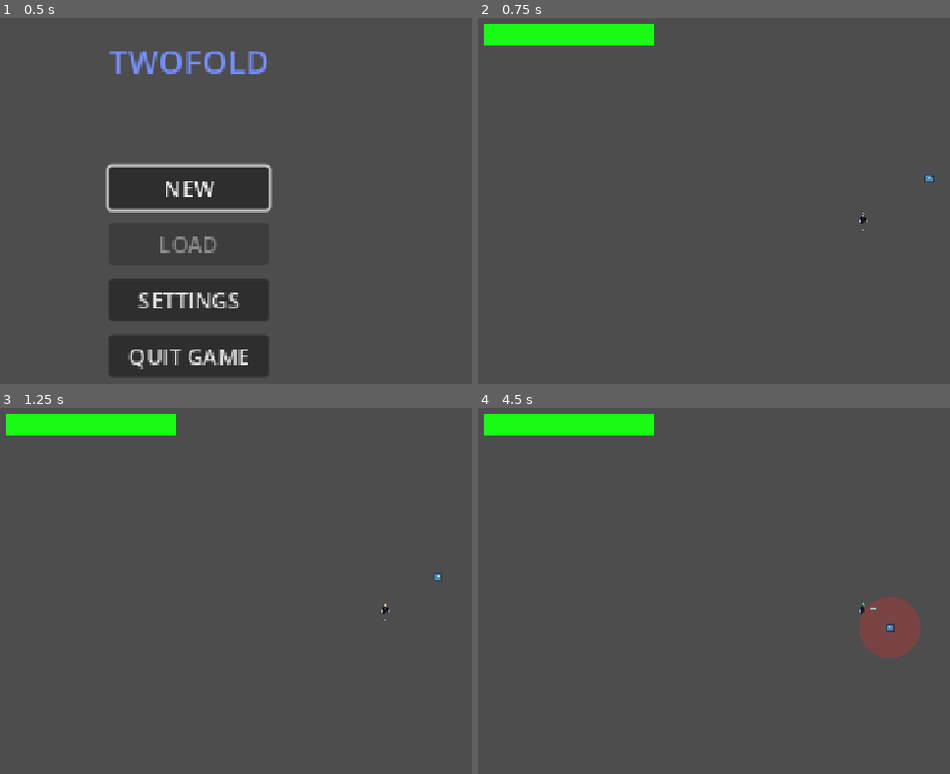
Above: before the commit, frames 1-4 (two rows, left to right).
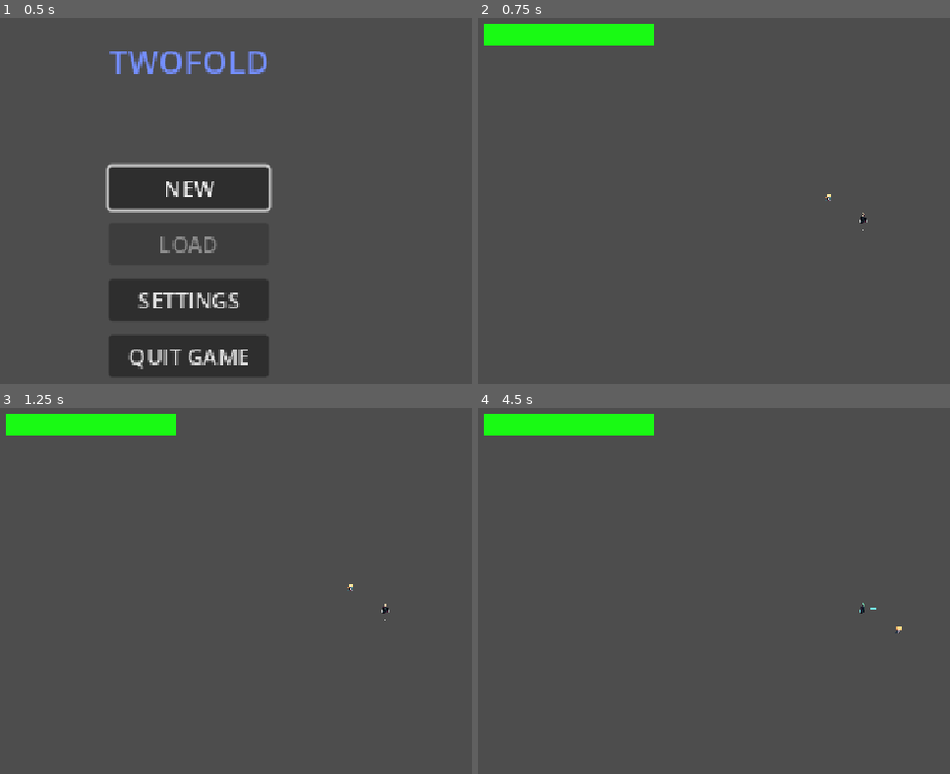
Above: after the commit, the same moments.

Repository: PisangRebus-cmyk/LELE-ZERO-PROJECT
Game: Godot game, scene res://Scene/StartMenu.tscn
Two runs of this game, one before a commit and one after it. Both use one fixed random seed, a clock stepped at 60 frames per second and the inputs below. The engine's default icon, where the game draws it, is replaced by a stand-in: a white triangle on a blue panel in a dark square.
Inputs (mouse positions are in pixels of both pictures, inside the frame that each line leads up to):
- Up to frame 1 (0.5 s): no input
- Up to frame 2 (0.75 s): click "NEW" at 0.5 s
- Up to frame 3 (1.25 s): no input
- Up to frame 4 (4.5 s): tap Enter at 1.25 s; move the mouse to (outside the picture) at 1.27 s; hold D (walk_right) 1.28-2.03 s; hold Right mouse button (guard) 1.28-2.03 s; click (outside the picture) at 1.35 s; move the mouse to (704, 631) at 2.02 s; hold S (walk_down) 2.03-2.78 s; right-click (704, 631) at 2.1 s; click (704, 631) at 2.3 s; move the mouse to (940, 510) at 2.77 s; hold D (walk_right) 2.78-3.53 s; hold Right mouse button (guard) 2.78-3.53 s; click (940, 510) at 2.85 s; move the mouse to (822, 697) at 3.52 s; hold W (walk_up) 3.53-4.28 s; tap Shift (dodge) at 3.6 s; click (822, 697) at 3.8 s; move the mouse to (outside the picture) at 4.27 s; hold A (walk_left) from 4.28 s (still down); hold Right mouse button (guard) from 4.28 s (still down)

Frame 1 is identical in both runs. In frame 2, less than 0.1% of the frame differs, in the area x 73-97%, y 43-50%; in frame 3, less than 0.1%; in frame 4, 1.7%, in the area x 80-94%, y 51-69%.

Commit message:
feat : Add Ranged Enemy (ver1)
Archer

Shoot 3 arrows
VERY EPIC
half vibecoding (i'm fucking evolving)

Diff:
--- /dev/null
+++ b/lele-zero-sigma/Scene/INIBENERANCOBACOBA(punya yanal).tscn
@@ -0,0 +1,24 @@
+[gd_scene format=3 uid="uid://d20efcmuc4whw"]
+
+[ext_resource type="PackedScene" uid="uid://coki0owkgoh26" path="res://Scene/player1.tscn" id="1_x7x40"]
+[ext_resource type="PackedScene" uid="uid://dt55vbrpx0tq" path="res://Scene/RangedEnemy.tscn" id="2_nt7id"]
+[ext_resource type="Script" uid="uid://hdlrhrryafjq" path="res://Script/arena_bounds.gd" id="3_alaio"]
+
+[node name="Node2D" type="Node2D" unique_id=1246096774]
+
+[node name="Player1" parent="." unique_id=1157810840 instance=ExtResource("1_x7x40")]
+position = Vector2(3, 0)
+
+[node name="Camera2D" type="Camera2D" parent="Player1" unique_id=2055492553]
+zoom = Vector2(3, 3)
+
+[node name="RangedEnemy" parent="." unique_id=1369281368 instance=ExtResource("2_nt7id")]
+position = Vector2(43, 34)
+
+[node name="TopLeft" type="Node2D" parent="." unique_id=330905667]
+position = Vector2(-32, -12)
+script = ExtResource("3_alaio")
+
+[node name="BottomRight" type="Node2D" parent="." unique_id=528100959]
+position = Vector2(117, 71)
+script = ExtResource("3_alaio")
--- a/lele-zero-sigma/Scene/Player2.tscn
+++ b/lele-zero-sigma/Scene/Player2.tscn
@@ -9,6 +9,7 @@
 [sub_resource type="SpriteFrames" id="SpriteFrames_fwuf6"]
 
 [node name="Player2" type="CharacterBody2D" unique_id=1063273838]
+scale = Vector2(0.3, 0.3)
 script = ExtResource("1_mjxxk")
 
 [node name="CollisionShape2D" type="CollisionShape2D" parent="." unique_id=995423570]
--- /dev/null
+++ b/lele-zero-sigma/Scene/RangedEnemy.tscn
@@ -0,0 +1,49 @@
+[gd_scene format=3 uid="uid://dt55vbrpx0tq"]
+
+[ext_resource type="Script" uid="uid://cbw6wels55r3j" path="res://Script/ranged_enemy.gd" id="1_ceddh"]
+[ext_resource type="Texture2D" uid="uid://yrhbcpbhh0mv" path="res://Assets/Sprites/FuturePrincess_3.png" id="1_ikyry"]
+[ext_resource type="Script" uid="uid://561o533d5vjq" path="res://Script/stun_gauge.gd" id="2_ceddh"]
+[ext_resource type="PackedScene" uid="uid://p7lgi8yabugs" path="res://Scene/arrow.tscn" id="2_y8md6"]
+
+[sub_resource type="AtlasTexture" id="AtlasTexture_y8md6"]
+atlas = ExtResource("1_ikyry")
+region = Rect2(0, 0, 64, 64)
+
+[sub_resource type="SpriteFrames" id="SpriteFrames_uj04i"]
+animations = [{
+"frames": [{
+"duration": 1.0,
+"texture": SubResource("AtlasTexture_y8md6")
+}],
+"loop": 1,
+"name": &"default",
+"speed": 5.0
+}]
+
+[sub_resource type="CircleShape2D" id="CircleShape2D_uj04i"]
+
+[sub_resource type="CircleShape2D" id="CircleShape2D_p5viw"]
+
+[node name="RangedEnemy" type="CharacterBody2D" unique_id=1369281368]
+scale = Vector2(0.4, 0.4)
+script = ExtResource("1_ceddh")
+arrow_scene = ExtResource("2_y8md6")
+
+[node name="AnimatedSprite2D" type="AnimatedSprite2D" parent="." unique_id=1737001674]
+rotation = 3.1415927
+sprite_frames = SubResource("SpriteFrames_uj04i")
+
+[node name="CollisionShape2D" type="CollisionShape2D" parent="." unique_id=1144433240]
+shape = SubResource("CircleShape2D_uj04i")
+
+[node name="Hurtbox" type="Area2D" parent="." unique_id=84327562]
+
+[node name="CollisionShape2D" type="CollisionShape2D" parent="Hurtbox" unique_id=1178788153]
+shape = SubResource("CircleShape2D_p5viw")
+
+[node name="StunGauge" type="Node" parent="." unique_id=1207026567]
+script = ExtResource("2_ceddh")
+metadata/_custom_type_script = "uid://561o533d5vjq"
+
+[node name="Shooting_Timer" type="Timer" parent="." unique_id=408436856]
+wait_time = 0.7
--- /dev/null
+++ b/lele-zero-sigma/Scene/arrow.tscn
@@ -0,0 +1,34 @@
+[gd_scene format=3 uid="uid://p7lgi8yabugs"]
+
+[ext_resource type="Script" uid="uid://yysmpy1ewyid" path="res://Script/arrow.gd" id="1_xjl78"]
+[ext_resource type="Texture2D" uid="uid://bxlr4axpm3yvu" path="res://Assets/Sprites/arrow.png" id="2_x000j"]
+
+[sub_resource type="AtlasTexture" id="AtlasTexture_llb6f"]
+atlas = ExtResource("2_x000j")
+region = Rect2(264, 0, 66, 66)
+
+[sub_resource type="SpriteFrames" id="SpriteFrames_uj04i"]
+animations = [{
+"frames": [{
+"duration": 1.0,
+"texture": SubResource("AtlasTexture_llb6f")
+}],
+"loop": 1,
+"name": &"default",
+"speed": 5.0
+}]
+
+[sub_resource type="RectangleShape2D" id="RectangleShape2D_uj04i"]
+size = Vector2(23, 6)
+
+[node name="MagicOrb" type="Area2D" unique_id=1542151536]
+script = ExtResource("1_xjl78")
+
+[node name="AnimatedSprite2D" type="AnimatedSprite2D" parent="." unique_id=589457858]
+rotation = 1.5707964
+scale = Vector2(0.4, 0.4)
+sprite_frames = SubResource("SpriteFrames_uj04i")
+
+[node name="CollisionShape2D" type="CollisionShape2D" parent="." unique_id=556016276]
+position = Vector2(0.5, 0)
+shape = SubResource("RectangleShape2D_uj04i")
--- a/lele-zero-sigma/Scene/cobacoba.tscn
+++ b/lele-zero-sigma/Scene/cobacoba.tscn
@@ -3,7 +3,7 @@
 [ext_resource type="PackedScene" uid="uid://c6n0c6niuuyk4" path="res://Scene/UI.tscn" id="1_mcf7f"]
 [ext_resource type="PackedScene" uid="uid://coki0owkgoh26" path="res://Scene/player1.tscn" id="1_wxoss"]
 [ext_resource type="Script" uid="uid://c7q627456w4y8" path="res://Script/camera.gd" id="3_r4drh"]
-[ext_resource type="PackedScene" uid="uid://bclfk3k0hme2x" path="res://Scene/MeleeEnemy.tscn" id="4_dl7mr"]
+[ext_resource type="PackedScene" uid="uid://c0kwevkjs3ew8" path="res://Scene/Player2.tscn" id="4_dl7mr"]
 
 [node name="Node2D" type="Node2D" unique_id=1006963760]
 
@@ -14,5 +14,5 @@
 [node name="Camera2D" type="Camera2D" parent="Player" unique_id=1683471568]
 script = ExtResource("3_r4drh")
 
-[node name="MeleeEnemy" parent="." unique_id=997969373 instance=ExtResource("4_dl7mr")]
-position = Vector2(102, -62)
+[node name="Player2" parent="." unique_id=1063273838 instance=ExtResource("4_dl7mr")]
+position = Vector2(-51, -34)
--- /dev/null
+++ b/lele-zero-sigma/Script/arena_bounds.gd
@@ -0,0 +1,6 @@
+extends Node2D
+
+
+# Called when the node enters the scene tree for the first time.
+func _ready() -> void:
+	add_to_group("ArenaBounds")
--- /dev/null
+++ b/lele-zero-sigma/Script/arrow.gd
@@ -0,0 +1,57 @@
+extends Area2D
+
+@export var speed := 600.0
+@export var damage := 12
+@export var stun_power := 10.0
+@export var knockback_strength := 200.0
+@export var lifetime := 3.0
+@export var length := 23.0
+@export var width := 6
+
+@onready var animated_sprite: AnimatedSprite2D = $AnimatedSprite2D
+
+var direction := Vector2.ZERO
+var target_player : Node2D = null
+var delta_time := 0.0
+func _ready() -> void:
+	if target_player == null:
+		queue_free()
+		return
+	var shape := CollisionShape2D.new()
+	var rect := RectangleShape2D.new()
+	rect.size = Vector2(23.0, 6.0)
+	shape.shape = rect
+
+	add_child(shape)
+	body_entered.connect(_on_body_entered)
+	get_tree().create_timer(lifetime).timeout.connect(queue_free)
+
+
+func _physics_process(delta: float) -> void:
+	#direction = (target_player.global_position - global_position).normalized()
+
+	delta_time += delta
+	global_position += direction * speed * delta
+	if target_player != null:
+		var wanted := (target_player.global_position - global_position).normalized()
+		direction = direction.slerp(wanted, 0.15 * delta).normalized()
+		rotation = direction.angle()
+	if delta_time >= lifetime:
+		queue_free()
+
+
+
+
+
+func _on_body_entered(body: Node2D) -> void:
+	if body.is_in_group("Enemy"):
+		return  # abaikan musuh itu sendiri
+	if body.is_in_group("Player"):
+		body.take_hit(damage, stun_power, direction * knockback_strength, self)
+
+
+	queue_free()  # hancur saat kena player atau tembok
+
+
+#func _draw() -> void:
+#	draw_circle(Vector2.ZERO, 6, Color.MEDIUM_PURPLE)  # visual sementara
--- a/lele-zero-sigma/Script/melee_enemy.gd
+++ b/lele-zero-sigma/Script/melee_enemy.gd
@@ -1,3 +1,5 @@
+class_name Golem
+
 extends CharacterBody2D
 
 signal health_changed(current: int, max_value: int)
--- a/lele-zero-sigma/Script/player1.gd
+++ b/lele-zero-sigma/Script/player1.gd
@@ -1,4 +1,6 @@
 extends CharacterBody2D
+
+signal kidnapped
 
 enum State { FREE, ATTACK, DODGE, GUARD, STUN }
 
@@ -23,6 +25,8 @@
 const BLOCK_STUN_FACTOR := 0.3
 const STUN_DURATION := 1.0
 
+const DARK_LIMIT := 4.0
+
 @export var SPEED := 100
 @export var acceleration := 2000
 @export var health := 200
@@ -47,6 +51,11 @@
 var animation_direction: String = "down"
 var animation_state : String = ""
 var dodge_direction := Vector2.DOWN
+
+var is_active := true
+var is_kidnapped := false
+var light_sources := 0
+var dark_time := 0.0
 
 
 func _ready():
@@ -87,6 +96,14 @@
 		animated_sprite_2d.play("attack_down")
 
 func _physics_process(delta: float) -> void:
+	#_update_darkness(delta) ini ntar dlu ya
+	#if is_kidnapped:
+	#	return
+	#if not is_dead:
+	#	velocity = velocity.move_toward(Vector2.ZERO, acceleration * delta)
+	#	move_and_slide()
+	#	return
+
 	state_time += delta
 	match state:
 		State.FREE:
@@ -214,7 +231,7 @@
 		change_state(State.FREE)
 
 func is_invulnerable() -> bool:
-	return state == State.DODGE
+	return state == State.DODGE or is_kidnapped
 
 func direction_to_name(dir: Vector2) -> String:
 	if abs(dir.x) > abs(dir.y):
@@ -318,6 +335,51 @@
 	Engine.time_scale = 0.05
 	await get_tree().create_timer(duration, true, false, true).timeout
 	Engine.time_scale = 1.0
+
+# Kidnap Player 1
+
+# Dipanggil oleh switcher
+func set_active(value: bool) -> void:
+	is_active = value
+	if not value:
+		change_state(State.FREE)
+		velocity = Vector2.ZERO
+		animated_sprite_2d.play("idle_" + animation_direction)
+
+# Dipanggil oleh cahaya player2
+func enter_light() -> void:
+	light_sources += 1
+
+func exit_light() -> void:
+	light_sources = max(light_sources - 1, 0)
+
+func _update_darkness(delta: float) -> void:
+	if is_kidnapped:
+		return
+	# Hanya berlaku kalau ghost ada di scene yang sama
+	if get_tree().get_first_node_in_group("Ghost") == null:
+		light_sources = 0
+		dark_time = 0.0
+		return
+	if light_sources > 0:
+		dark_time = 0.0
+	else:
+		dark_time += delta
+		if dark_time >= DARK_LIMIT:
+			_get_kidnapped()
+
+func _get_kidnapped() -> void:
+	is_kidnapped = true
+	is_dead = true
+	change_state(State.FREE)
+	velocity = Vector2.ZERO
+	hide()
+	for child in get_children():
+		if child is CollisionShape2D:
+			child.set_deferred("disabled", true)
+	kidnapped.emit()
+
+
 #Hitbox / Hurtbox
 func _on_hurtbox_body_entered(body: Node2D) -> void:
 	if is_invulnerable():
--- a/lele-zero-sigma/Script/player2.gd
+++ b/lele-zero-sigma/Script/player2.gd
@@ -4,7 +4,7 @@
 @export var acceleration := 2000
 
 var facing_direction := Vector2.DOWN
-
+var health := 100.0
 
 func _ready():
 	add_to_group("Player")
--- /dev/null
+++ b/lele-zero-sigma/Script/ranged_enemy.gd
@@ -0,0 +1,257 @@
+class_name Archer
+
+extends CharacterBody2D
+
+signal died
+
+enum State { IDLE, COMBAT, SHOOT, RECOVER, STUN }
+
+
+const RECOVER_TIME := 0.6
+
+const SHOOT_TIME := 0.35
+const STUN_TIME := 3.0
+const STUN_DAMAGE_BONUS := 1.5
+
+var state := State.IDLE
+var state_time := 0.0
+var move_dir := Vector2.ZERO
+var pending_fire := false
+
+@onready var stun_gauge: StunGauge = $StunGauge
+@onready var sprite: AnimatedSprite2D = $AnimatedSprite2D
+
+
+@export_group("Stat")
+@export var health := 300
+@export var move_speed := 60.0
+
+@export_group("Jarak")
+@export var trigger_range := 200
+@export var min_distance := 35
+@export var melee_distance := 50
+@export var max_distance := 100
+
+
+@export_group("Ranged Attack")
+@export var arrow_scene: PackedScene
+@export var attack_cooldown := 8
+@export var arrow_shoot := 3
+
+
+@export_group("Punch")
+@export var punch_damage := 18
+@export var punch_stun := 30.0
+@export var punch_knockback := 500.0
+@export var punch_cooldown := 1.5
+var is_punching := false
+var indicator_color := Color.YELLOW
+
+@export_group("Teleport")
+@export var hits_to_teleport := 3
+@export var teleport_min_distance := 100
+@export var teleport_max_distance := 150
+
+var player: Node2D = null
+var knockback := Vector2.ZERO
+var attack_timer := 1.0
+var shooting_timer := 0.7
+var hit_count := 0
+var arrow_shooted := 0
+
+var arena_rect := Rect2()
+var has_arena := false
+
+
+func _ready() -> void:
+	add_to_group("Enemy")
+	add_to_group("NoContactDamage")
+	player = get_tree().get_first_node_in_group("Player")
+
+	var bounds := get_tree().get_first_node_in_group("ArenaBounds")
+	if bounds != null:
+		var tl: Vector2 = bounds.get_node("TopLeft").global_position
+		var br: Vector2 = bounds.get_node("BottomRight").global_position
+		arena_rect = Rect2(tl, br - tl)
+		has_arena = true
+
+	stun_gauge.stunned.connect(_on_stunned)
+
+	if has_node("HealthBar"):
+		$HealthBar.max_value = health
+		$HealthBar.value = health
+
+
+func _physics_process(delta: float) -> void:
+	if not is_instance_valid(player):
+		return
+
+	state_time += delta
+	knockback = knockback.move_toward(Vector2.ZERO, 800.0 * delta)
+	move_dir = Vector2.ZERO
+
+	match state:
+		State.IDLE:
+			_state_idle()
+		State.COMBAT:
+			_state_combat(delta)
+		State.SHOOT:
+			_state_shoot()
+		State.STUN:
+			_state_stun()
+		State.RECOVER:
+			_state_recover()
+
+	velocity = move_dir * move_speed + knockback
+	move_and_slide()
+
+
+func _state_idle() -> void:
+	if global_position.distance_to(player.global_position) <= trigger_range:
+		change_state(State.COMBAT)
+
+func _state_combat(delta: float) -> void:
+	var to_player := player.global_position - global_position
+	var dist := to_player.length()
+	if dist > trigger_range:
+		change_state(State.IDLE)
+		return
+
+	if dist < min_distance:
+		move_dir = -to_player.normalized()
+	elif dist > max_distance:
+		move_dir = to_player.normalized()
+
+	attack_timer -= delta
+	if attack_timer <= 0.0:
+		_start_shoot()
+
+func _start_shoot() -> void:
+	#is_punching = false
+	queue_redraw()
+	#pending_fire = fire_scene != null and randf() < fire_chance
+	attack_timer = attack_cooldown
+	change_state(State.SHOOT)
+
+func _state_shoot() -> void:
+	if state_time < SHOOT_TIME:
+		return
+	_shoot_arrow()
+	change_state(State.COMBAT)
+
+func _state_stun() -> void:
+	if state_time >= STUN_TIME:
+		stun_gauge.release()
+		attack_timer = maxf(attack_timer, 1.0)
+		change_state(State.COMBAT)
+
+func _draw() -> void:
+	if is_punching:
+		var direction: Vector2 = (player.global_position - global_position).normalized()
+		var target_local_pos: Vector2 = to_local(global_position + (direction * 24))
+		draw_circle(target_local_pos, 10.0, indicator_color)
+
+func _state_recover() -> void:
+	queue_redraw()
+	if state_time >= RECOVER_TIME:
+		change_state(State.COMBAT)
+
+
+func on_parried(parrier: Node2D, stun_power: float) -> void:
+	knockback = (global_position - parrier.global_position).normalized() * 250.0
+	change_state(State.RECOVER)
+	stun_gauge.add(stun_power)
+
+
+
+func change_state(new_state: State) -> void:
+	state = new_state
+	state_time = 0.0
+	match new_state:
+		State.SHOOT:
+			sprite.self_modulate = Color(0.8, 0.5, 1.0)
+		State.STUN:
+			hit_count = 0
+			sprite.self_modulate = Color(0.5, 0.8, 1.0)
+		_:
+			sprite.self_modulate = Color.WHITE
+
+
+func _on_stunned() -> void:
+	change_state(State.STUN)
+	is_punching = false
+	queue_redraw()
+
+func _shoot_arrow() -> void:
+	if arrow_scene == null:
+		return
+	arrow_shooted = 0
+	while arrow_shooted < arrow_shoot:
+		var arrow = arrow_scene.instantiate()
+
+
+		arrow.target_player = player
+		arrow.global_position = global_position
+		arrow.direction = (player.global_position-global_position).normalized()
+		arrow.rotation = (player.global_position-global_position).normalized().angle()
+
+		get_tree().current_scene.add_child(arrow)
+
+		await get_tree().create_timer(shooting_timer).timeout
+		arrow_shooted += 1
+
+
+
+func _teleport() -> void:
+	is_punching = false
+	queue_redraw()
+	if state == State.STUN:
+		return
+
+	if not is_instance_valid(player):
+		return
+
+	for i in 20:
+		var angle := randf() * TAU
+		var dist := randf_range(teleport_min_distance, teleport_max_distance)
+		var target := player.global_position + Vector2.RIGHT.rotated(angle) * dist
+
+		if has_arena and not arena_rect.has_point(target):
+			continue
+
+		if test_move(Transform2D(0.0, target), Vector2.ZERO):
+			continue
+
+		global_position = target
+		break
+
+	attack_timer = maxf(attack_timer, 1.0)
+	change_state(State.COMBAT)
+
+
+
+func take_hit(damage: int, stun_power: float, knockback_force: Vector2, _attacker: Node2D) -> void:
+	if state == State.STUN:
+		damage = int(damage * STUN_DAMAGE_BONUS)
+	health -= damage
+	knockback = knockback_force
+
+	if has_node("HealthBar"):
+		$HealthBar.value = health
+
+	modulate = Color.RED
+	create_tween().tween_property(self, "modulate", Color.WHITE, 0.15)
+
+	if health <= 0:
+		died.emit()
+		queue_free()
+		return
+
+	stun_gauge.add(stun_power)
+	if state == State.STUN:
+		return
+
+	hit_count += 1
+	if hit_count >= hits_to_teleport:
+		hit_count = 0
+		_teleport.call_deferred()
Binary file added: lele-zero-sigma/Assets/Sprites/arrow.png
Not shown, added: lele-zero-sigma/Assets/Sprites/arrow.png.import
Not shown, added: lele-zero-sigma/Script/arena_bounds.gd.uid
Not shown, added: lele-zero-sigma/Script/arrow.gd.uid
Not shown, added: lele-zero-sigma/Script/ranged_enemy.gd.uid
